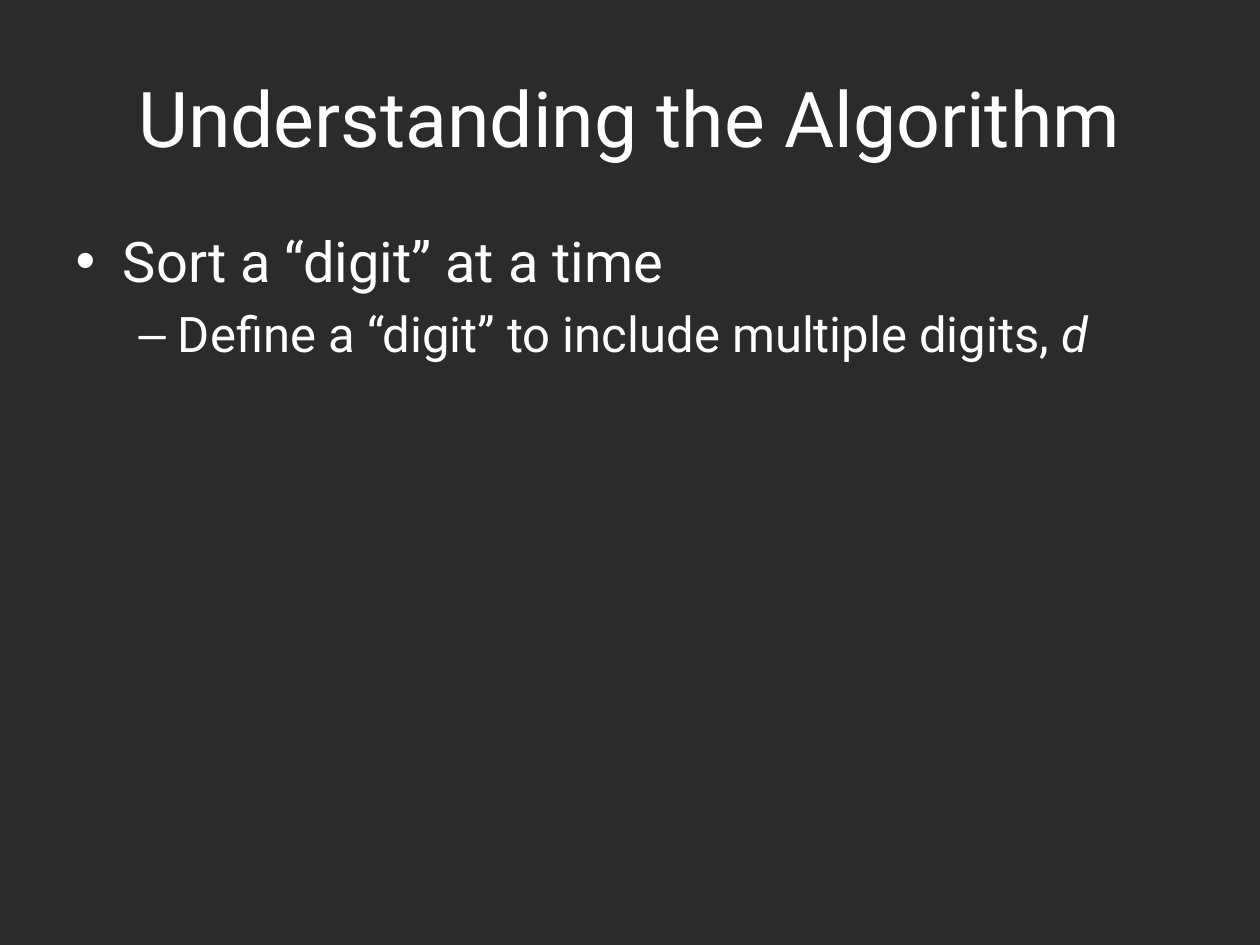
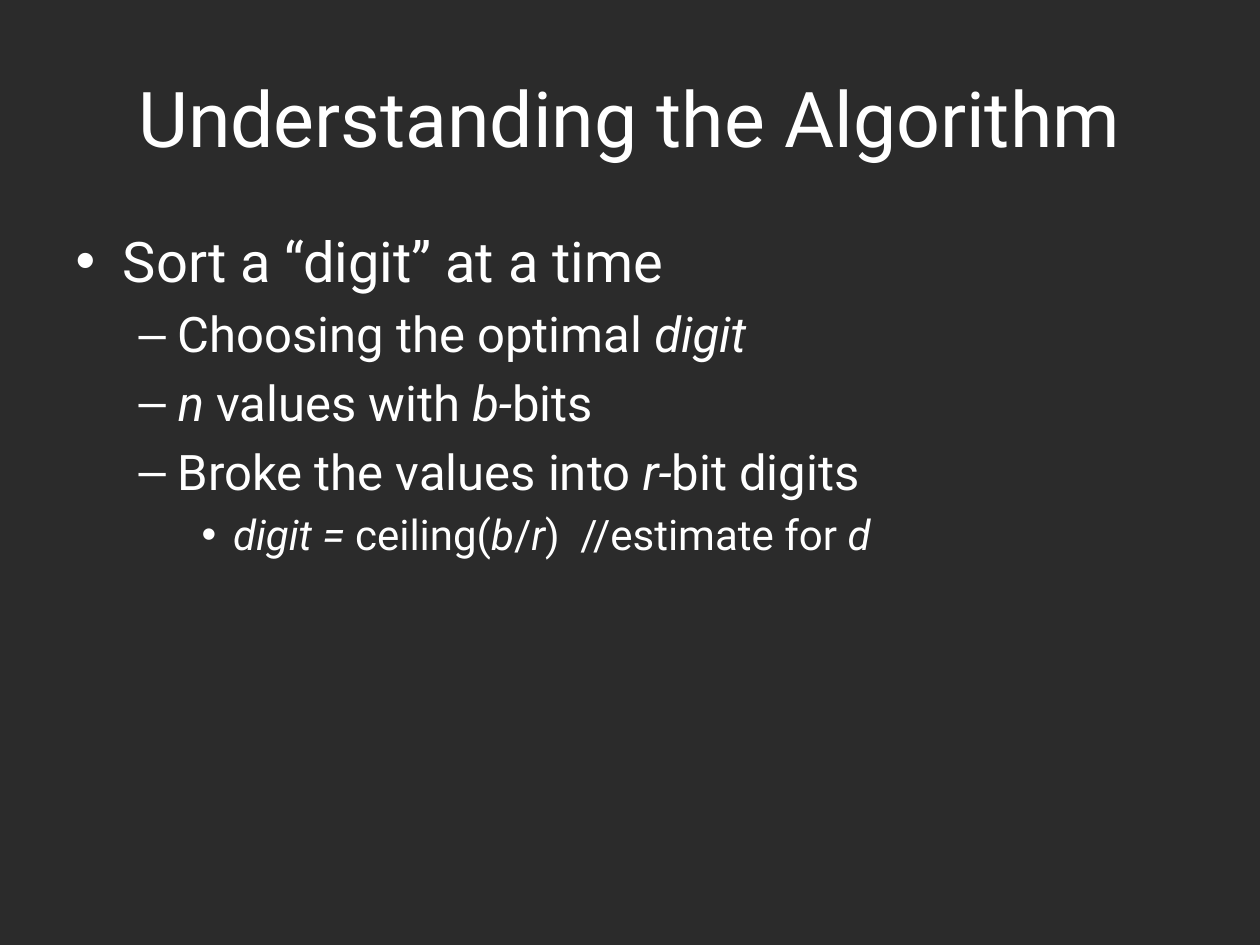
Before and after one commit to hyoshid1/project375, a slide deck: slide 3 of presentation.pptx. Drawn at 1260x945 pixels with LibreOffice and Linux fonts; fonts in the diff are those of the drawing; background and template pictures are left out; a plain dark background stands for a picture behind light text. Boxes give left, top, right and bottom in pixels: in the first picture for what was removed or moved away, otherwise in the second. Text is boxed around its words. In the diff, an @@ line names an element or a change of style, - is before the commit and + after.

Commit message:
presentation

```diff
--- a/presentation.pptx
+++ b/presentation.pptx
@@ text at (178,315,871,560): text changed @@
-  – Define a “digit” to include multiple digits, d
+  – Choosing the optimal digit
+  – n values with b-bits
+  – Broke the values into r-bit digits
+    • digit = ceiling(b/r) //estimate for d
```
Also in this commit, not shown: 3 other slides changed.
